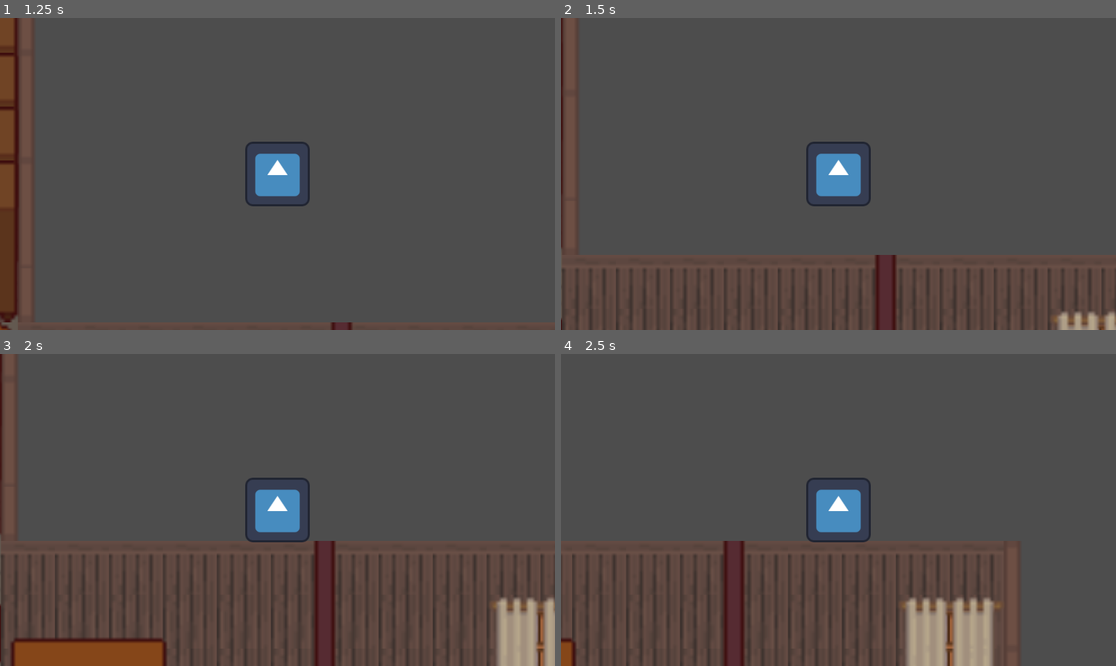
Above: before the commit, frames 1-4 (two rows, left to right).
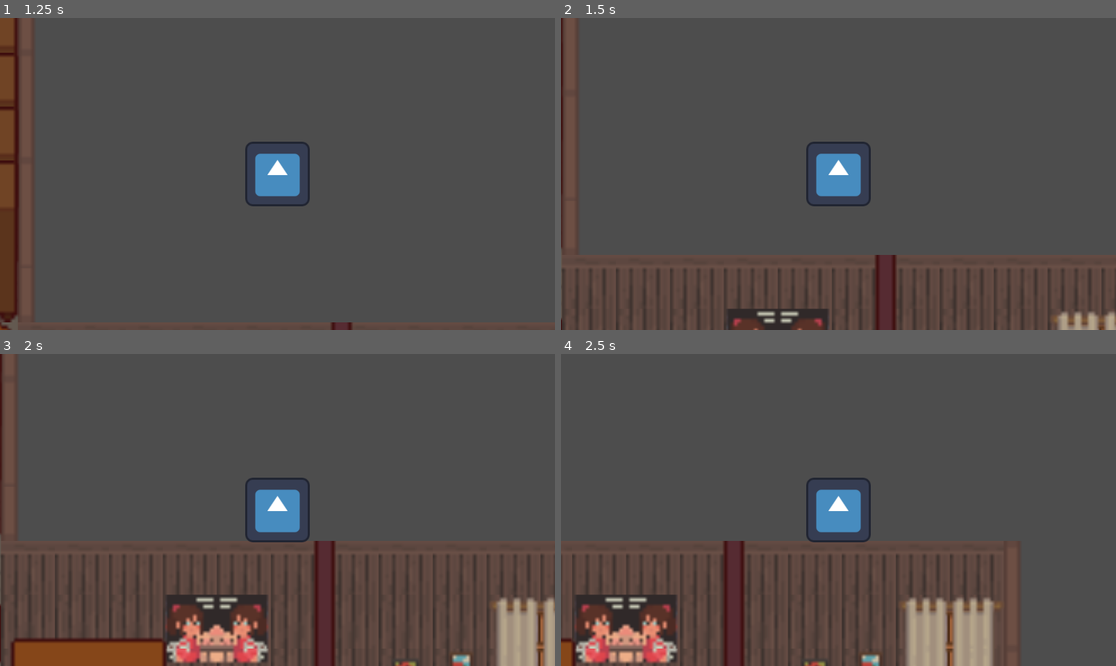
Above: after the commit, the same moments.

Repository: aryapsinha/mazehouse
Game: Godot game, scene res://scenes/studyroom.tscn
Two runs of this game, one before a commit and one after it. Both use one fixed random seed, a clock stepped at 60 frames per second and the inputs below. This scene is started directly instead of the project's main scene. The engine's default icon, where the game draws it, is replaced by a stand-in: a white triangle on a blue panel in a dark square.
Inputs:
- Up to frame 1 (1.25 s): tap Enter at 0.5 s; hold Right (right) from 0.53 s (still down); hold X (interact) from 0.53 s (still down)
- Up to frame 2 (1.5 s): release Right (right) at 1.28 s; release X (interact) at 1.28 s; hold Down (down) from 1.28 s (still down); tap X (interact) at 1.35 s
- Up to frame 3 (2 s): keep holding Down (down)
- Up to frame 4 (2.5 s): tap Space at 2 s; release Down (down) at 2.03 s; hold Right (right) from 2.03 s (still down); hold X (interact) from 2.03 s (still down)

Frame 1 is identical in both runs. In frame 2, 0.8% of the frame differs, in the area x 30-49%, y 93-100%; in frame 3, 3.4%; in frame 4, 3.4%, in the area x 2-58%, y 77-100%.

Commit message:
Update studyroom.tscn

Diff:
--- a/scenes/studyroom.tscn
+++ b/scenes/studyroom.tscn
@@ -11,10 +11,10 @@
 layer_0/name = "Background"
 layer_0/tile_data = PackedInt32Array(327681, 1114130, 36, 393217, 1114130, 36, 458753, 1114130, 36, 524289, 1114130, 36 …(8385 unchanged characters)…
 layer_1/name = "Base Furni"
-layer_1/tile_data = PackedInt32Array(196616, 327683, 65540,  …(1497 unchanged characters)… 7, 327683, 65541, 1245203, 327683, 65542)
+layer_1/tile_data = PackedInt32Array(196616, 327683, 65540,  …(1497 unchanged characters)… 7, 327683, 65541, 1245203, 327683, 65542, 131073, 786453, 29, 196609, 786453, 30, 131074, 851989, 29, 196610, 851989, 30, 131075, 917525, 29, 196611, 917525, 30, 655372, 1114133, 17, 720908, 1114133, 18, 655373, 1114133, 268435473, 720909, 1114133, 268435474, 1310733, 786459, 7, 1376269, 786459, 8, 1310734, 851995, 7, 1376270, 851995, 8, 1310735, 786459, 7, 1376271, 786459, 8, 1310736, 851995, 7, 1376272, 851995, 8, 720913, 393237, 15, 720912, 65557, 268435470, 655377, 196629, 65552)
 layer_2/name = "Base Deco"
-layer_2/tile_data = PackedInt32Array(393224, 327683, 65542,  …(1364 unchanged characters)… 3, 327683, 65541, 1310739, 327683, 65542)
+layer_2/tile_data = PackedInt32Array(393224, 327683, 65542,  …(1364 unchanged characters)… 3, 327683, 65541, 1310739, 327683, 65542, 1310736, 1769493, 268435460)
 layer_3/name = "Deco 1"
 layer_3/tile_data = PackedInt32Array(393224, 327683, 65541, 458760, 327683, 65542, 1048592, 327683, 2, 524289, 327683,  …(896 unchanged characters)…
 layer_4/name = "Deco 2"
-layer_4/tile_data = PackedInt32Array(393224, 327683, 65540,  …(285 unchanged characters)… 54, 262148, 268500998, 917520, 262148, 6)
+layer_4/tile_data = PackedInt32Array(393224, 327683, 65540,  …(285 unchanged characters)… 54, 262148, 268500998, 917520, 262148, 6, 1245195, 393218, 268435463, 1310731, 393218, 268435464, 1376267, 393218, 268435465, 983056, 2, 268435472, 1048592, 2, 268435473)
